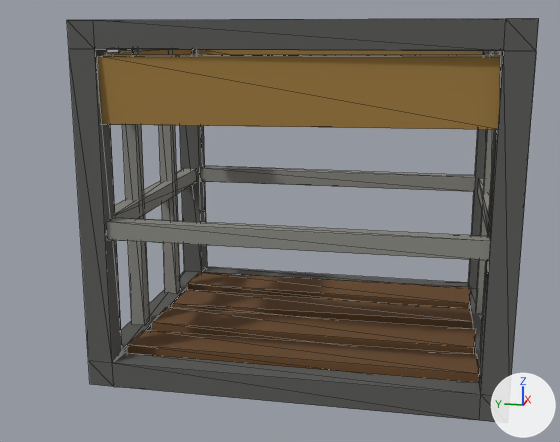
Two versions of the glTF model public/models/cargo_rack.glb, one commit apart.
The view is the same before and after, from a camera (50 mm lens) standing at (-1.645, -0.248, 0.682) and looking at (-0.025, 0.075, 0.277). Lighting does not change. The marker at lower right points along +X, +Y and +Z. The older version comes first. Mesh edges are drawn as thin lines. Vertices at exactly the same position are counted once.

Script lines for the objects in view, before the commit:
```python
me_cube = bpy.data.meshes.new('Cube')
me_cube.from_pydata(...)  # 208 vertices, 336 faces; spans x -0.325..0.325, y -0.4..0.4, z 0.0..0.7
# faces by material slot: [144, 48, 48, 96]
me_cube.materials.append(mat_metal)  # dark grey #5a5a58
me_cube.materials.append(mat_wood)  # brown #6a4a2a
me_cube.materials.append(mat_paint)  # brown #9c7a3e
me_cube.materials.append(mat_metal_light)  # grey #8a8a84
ob_cargo_rack = bpy.data.objects.new('cargo_rack', me_cube)
ob_cargo_rack.location = (0.0, 0.0, 0.0)
```
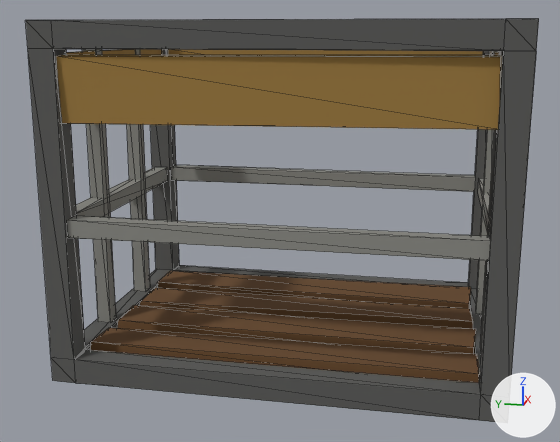
The newer file is also turned or shifted as a whole; pictures and numbers use the older file's frame.

Diff of the bpy script that builds the scene:
```diff
--- a/public/models/cargo_rack.glb.py
+++ b/public/models/cargo_rack.glb.py
@@ me_cube @@
 # used by ob_cargo_rack; location = (0.0, 0.0, 0.0)
-me_cube.from_pydata(...)  # 208 vertices, 336 faces; spans x -0.325..0.325, y -0.4..0.4, z 0.0..0.7
+me_cube.from_pydata(...)  # 208 vertices, 336 faces; spans x -0.325..0.325, y -0.4..0.48, z 0.0..0.7
+# me_cube part 1: the loose piece of 8 vertices spanning x -0.325..-0.275, y 0.35..0.4, z 0.05..0.65 is moved by (0.0, 0.08, 0.0)
+# me_cube part 2: the loose piece of 8 vertices spanning x 0.275..0.325, y 0.35..0.4, z 0.05..0.65 is moved by (0.0, 0.08, 0.0)
+# me_cube part 3: the loose piece of 8 vertices spanning x -0.28..0.281, y 0.358..0.393, z 0.515..0.642 is moved by (0.0, 0.08, 0.0)
+# me_cube part 4: the loose piece of 8 vertices spanning x -0.275..0.275, y 0.357..0.393, z 0.297..0.333 is moved by (0.0, 0.08, 0.0)
+# me_cube part 5: the loose piece of 8 vertices spanning x -0.123..-0.093, y 0.36..0.39, z 0.05..0.65 is moved by (0.0, 0.08, 0.0)
+# me_cube part 6: the loose piece of 8 vertices spanning x 0.093..0.123, y 0.36..0.39, z 0.05..0.65 is moved by (0.0, 0.08, 0.0)
+# me_cube part 7: 28 of the vertices in x -0.325..0.325, y 0.345..0.4, z 0.0..0.06 are moved by (0.0, 0.08, 0.0)
+# me_cube part 8: 8 of the vertices in x -0.325..-0.275, y 0.349..0.4, z 0.637..0.7 are moved by (0.0, 0.08, 0.0)
+# me_cube part 9: 8 of the vertices in x 0.275..0.325, y 0.346..0.4, z 0.636..0.7 are moved by (0.0, 0.08, 0.0)
+# me_cube part 10: 6 of the vertices in x -0.318..-0.282, y 0.35..0.355, z 0.297..0.522 are moved by (0.0, 0.08, 0.0)
+# me_cube part 11: 6 of the vertices in x 0.282..0.318, y 0.35..0.354, z 0.297..0.523 are moved by (0.0, 0.08, 0.0)
 me_cube.materials.append(mat_metal)
```

What differs and where, as boxes [x1, y1, x2, y2] in the pictures (560 x 442 px; the box of a moved part takes in the faces that stretch with it):
'cargo_rack', reshaped (9% wider)
    before: [67, 19, 539, 423]
    after: [25, 19, 539, 423]
part 1 of me_cube, moved or reshaped
    before: [69, 49, 122, 363]
    after: [28, 49, 85, 360]
part 2 of me_cube, moved or reshaped
    before: [180, 50, 207, 272]
    after: [150, 49, 179, 270]
part 3 of me_cube, moved or reshaped
    before: [107, 49, 192, 55]
    after: [66, 49, 162, 55]
part 4 of me_cube, moved or reshaped
    before: [115, 168, 197, 219]
    after: [76, 167, 168, 217]
part 5 of me_cube, moved or reshaped
    before: [119, 49, 150, 325]
    after: [82, 49, 116, 323]
part 6 of me_cube, moved or reshaped
    before: [159, 49, 180, 294]
    after: [127, 49, 150, 292]
part 7 of me_cube, moved or reshaped
    before: [89, 267, 481, 420]
    after: [51, 265, 481, 420]
part 8 of me_cube, moved or reshaped
    before: [67, 19, 506, 129]
    after: [25, 19, 506, 129]
part 9 of me_cube, moved or reshaped
    before: [205, 50, 483, 55]
    after: [170, 49, 483, 55]
part 10 of me_cube, moved or reshaped
    before: [98, 56, 498, 261]
    after: [56, 56, 498, 261]
part 11 of me_cube, moved or reshaped
    before: [198, 50, 475, 192]
    after: [168, 49, 475, 192]
